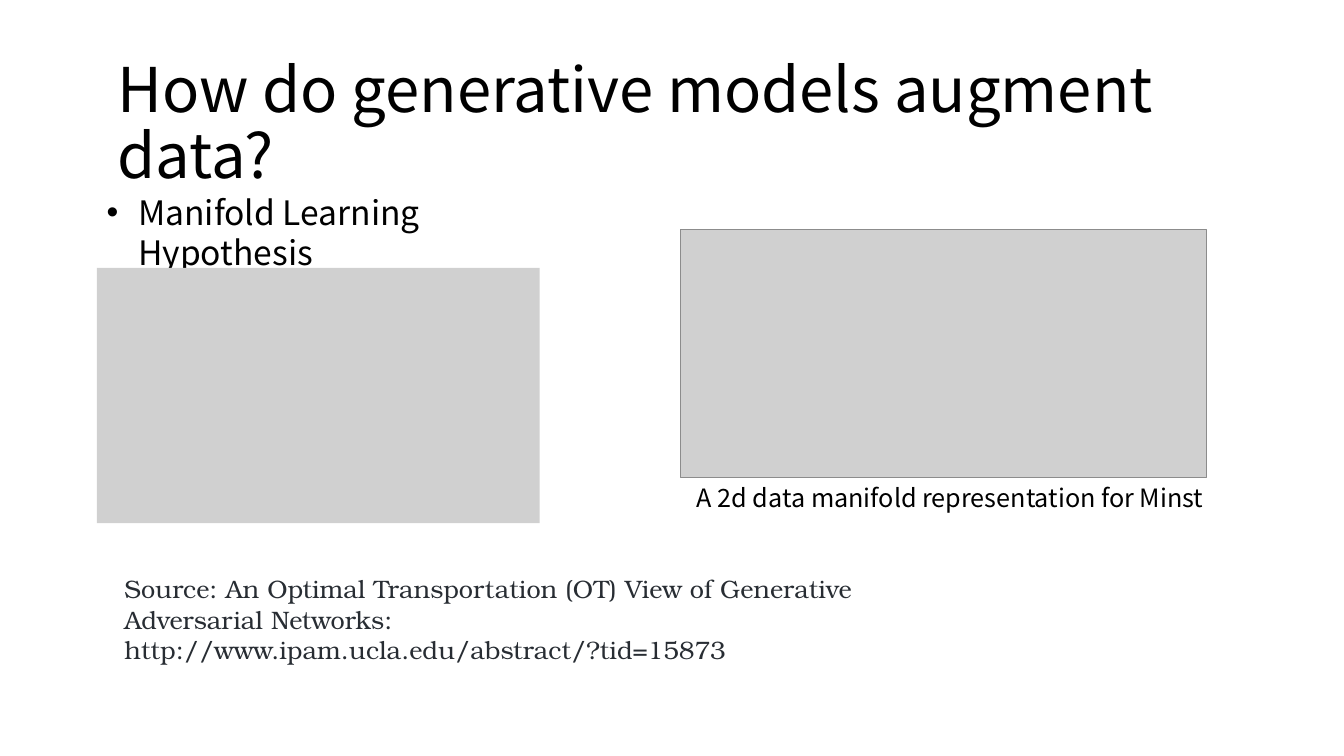
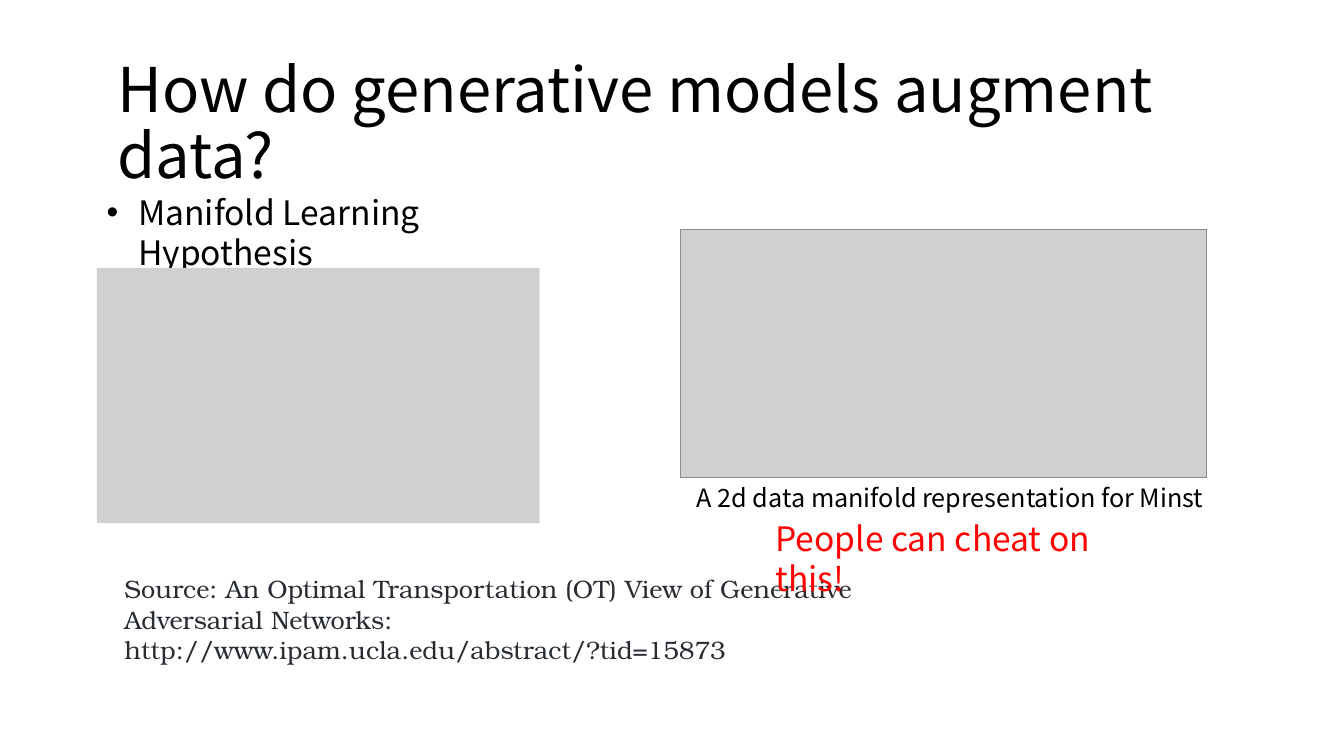
Before and after one commit to Fusang-Wang/featureMeasure, a slide deck: slide 7 of report/measuring feature G M.pptx. Drawn at 1344x756 pixels with LibreOffice and Linux fonts; fonts in the diff are those of the drawing; grey boxes stand for pictures. Boxes give left, top, right and bottom in pixels: in the first picture for what was removed or moved away, otherwise in the second. Text is boxed around its words. In the diff, an @@ line names an element or a change of style, - is before the commit and + after.

```diff
--- a/report/measuring feature G M.pptx
+++ b/report/measuring feature G M.pptx
@@ text added at <box>775,524,1090,598</box>, 24 pt, text #FF0000 @@
+People can cheat on this!
```
Also in this commit, not shown: 3 other slides changed, 1 slide added, 2 other files.
